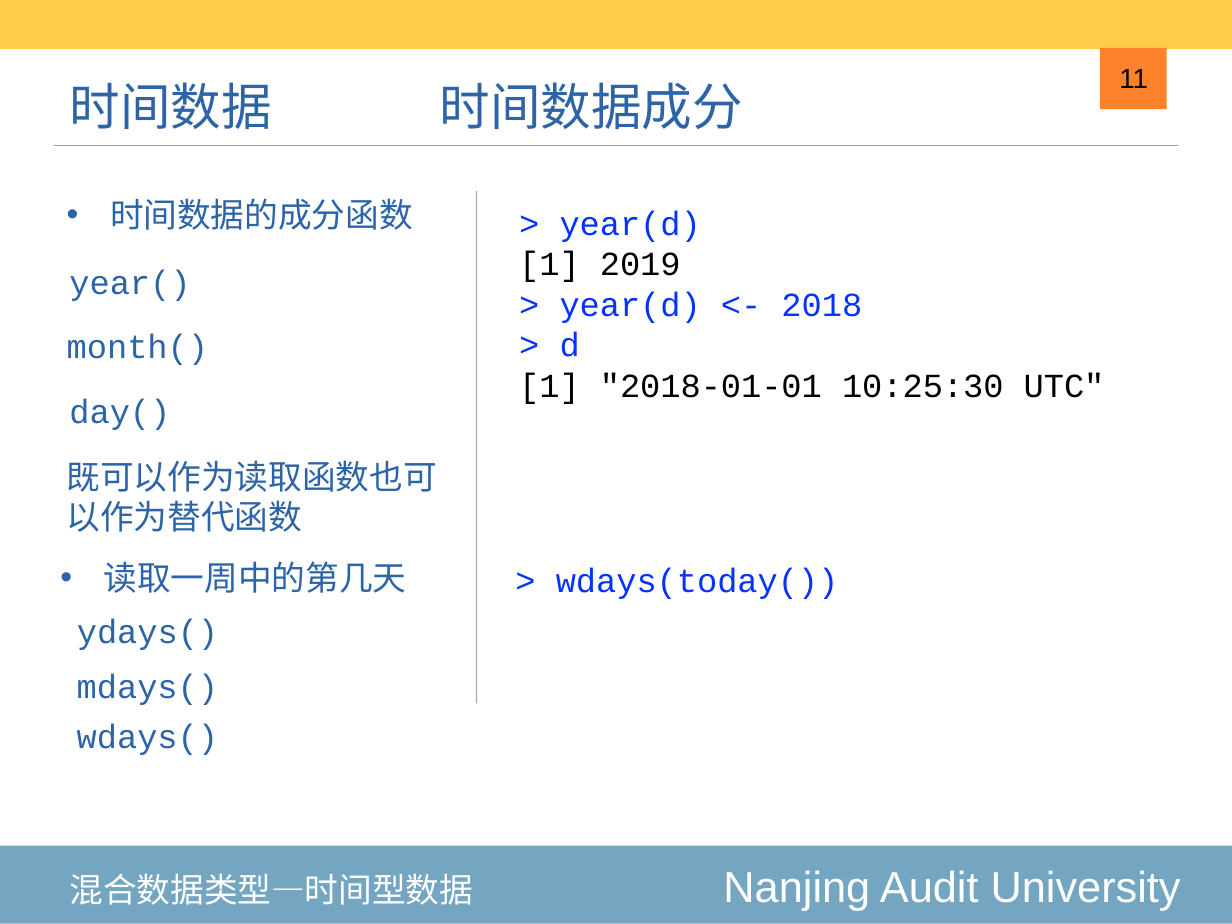
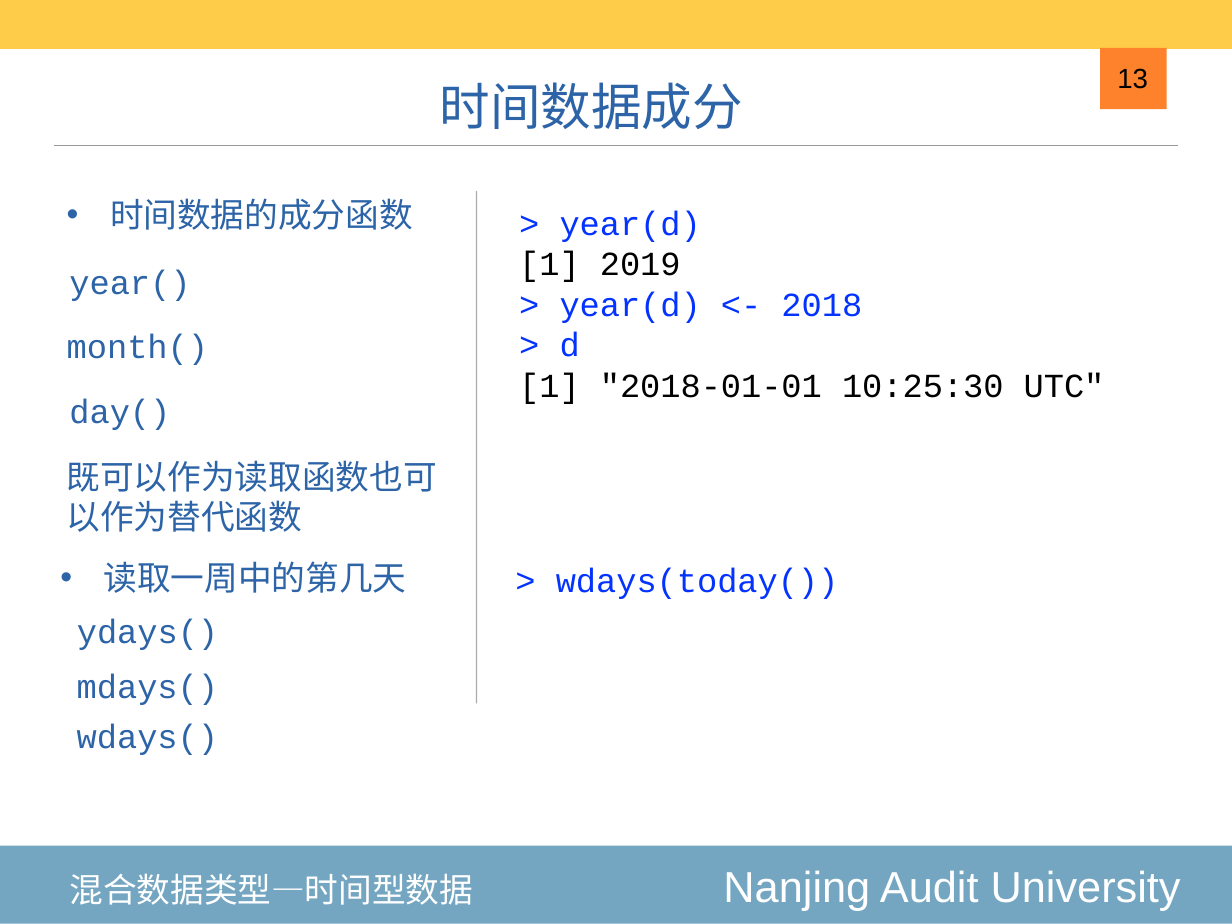
Before and after one commit to exoplanetX/DataAnalytics, a slide deck: slide 13 of 2020-3-高级数据结构.pptx (slide 11 before the commit). Drawn at 1232x924 pixels with LibreOffice and Linux fonts; fonts in the diff are those of the drawing. Boxes give left, top, right and bottom in pixels: in the first picture for what was removed or moved away, otherwise in the second. Text is boxed around its words. In the diff, an @@ line names an element or a change of style, - is before the commit and + after.

```diff
--- a/2020-3-高级数据结构.pptx
+++ b/2020-3-高级数据结构.pptx
@@ title removed at (69,82,271,129) @@
-时间数据
@@ page number at (1117,68,1148,89): text changed @@
-11
+13
```
Also in this commit, not shown: 5 other slides changed, 2 slides added, 3 other files.
